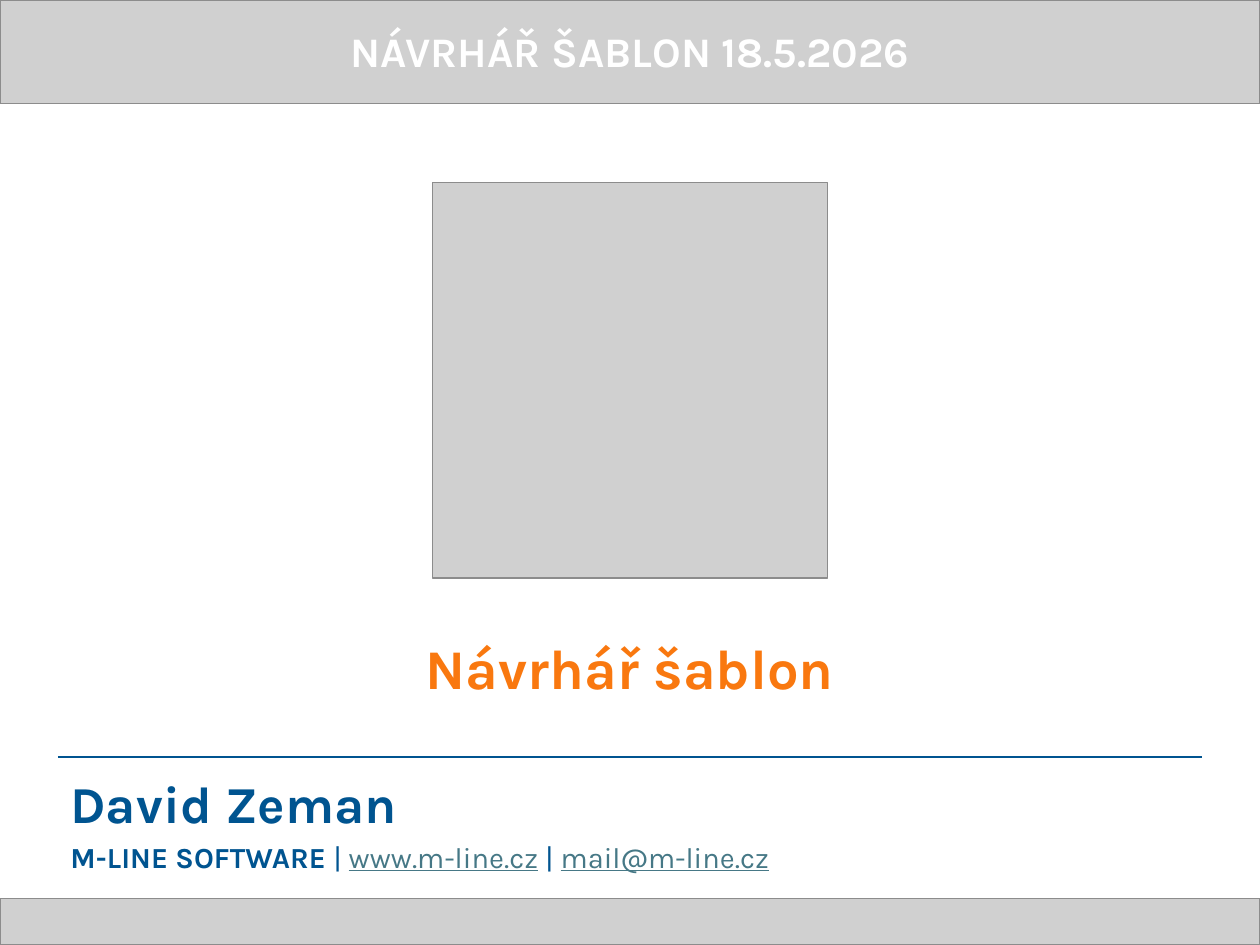
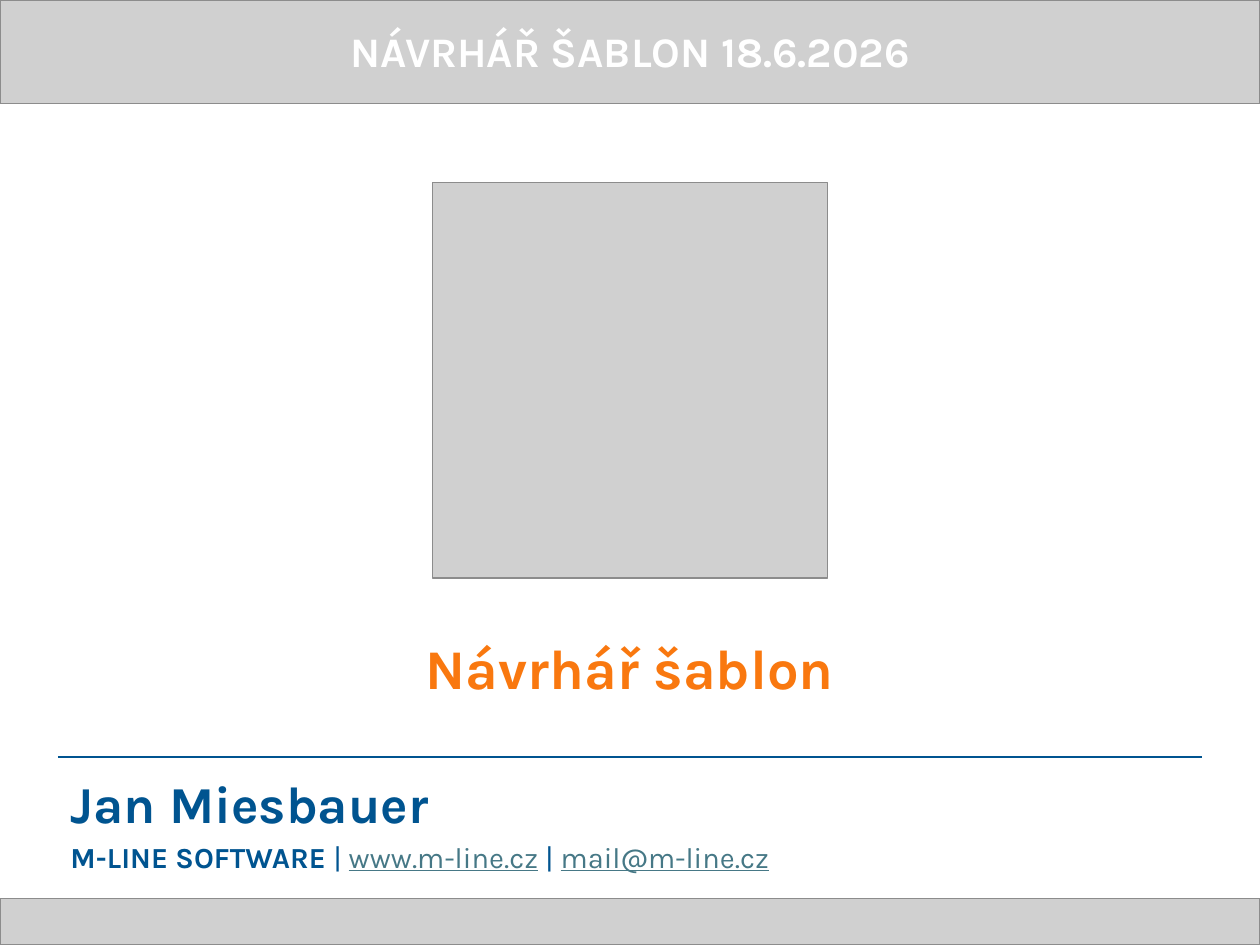
Before and after one commit to dracekmartin/EDISON2-projekt, a slide deck: slide 1 of TemplateDesigner/prezentace/TemplateDesigner.pptx. Drawn at 1260x945 pixels with LibreOffice and Linux fonts; fonts in the diff are those of the drawing; grey boxes stand for pictures. Boxes give left, top, right and bottom in pixels: in the first picture for what was removed or moved away, otherwise in the second. Text is boxed around its words. In the diff, an @@ line names an element or a change of style, - is before the commit and + after.

```diff
--- a/TemplateDesigner/prezentace/TemplateDesigner.pptx
+++ b/TemplateDesigner/prezentace/TemplateDesigner.pptx
@@ text at <box>350,29,910,67</box>: text changed @@
-NÁVRHÁŘ ŠABLON 18.5.2026
+NÁVRHÁŘ ŠABLON 18.6.2026
@@ subtitle at <box>70,786,428,824</box>: text changed @@
-David Zeman
+Jan Miesbauer
```
Also in this commit, not shown: 6 other slides changed, 3 slides added, 1 other file.
